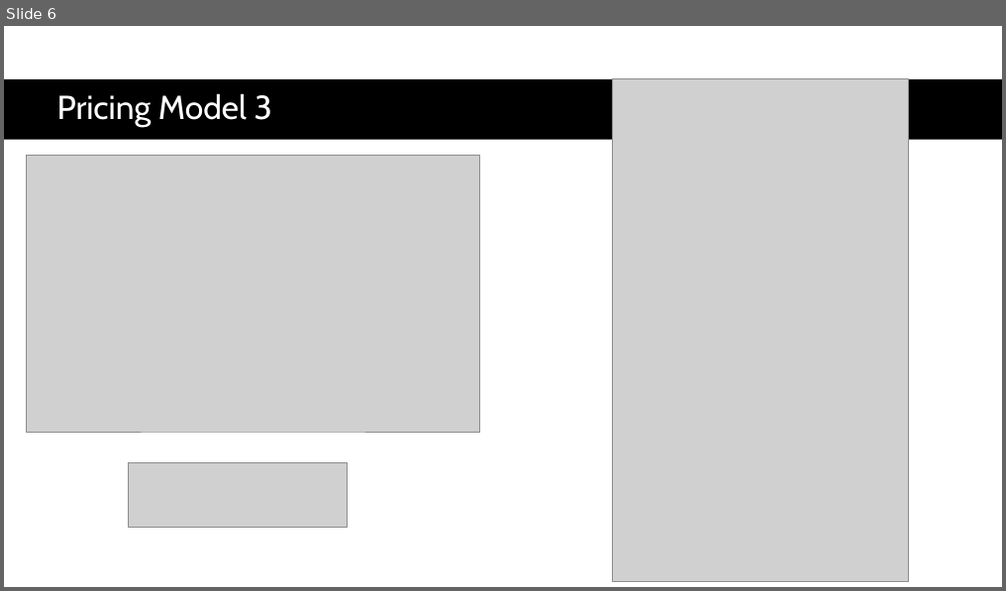
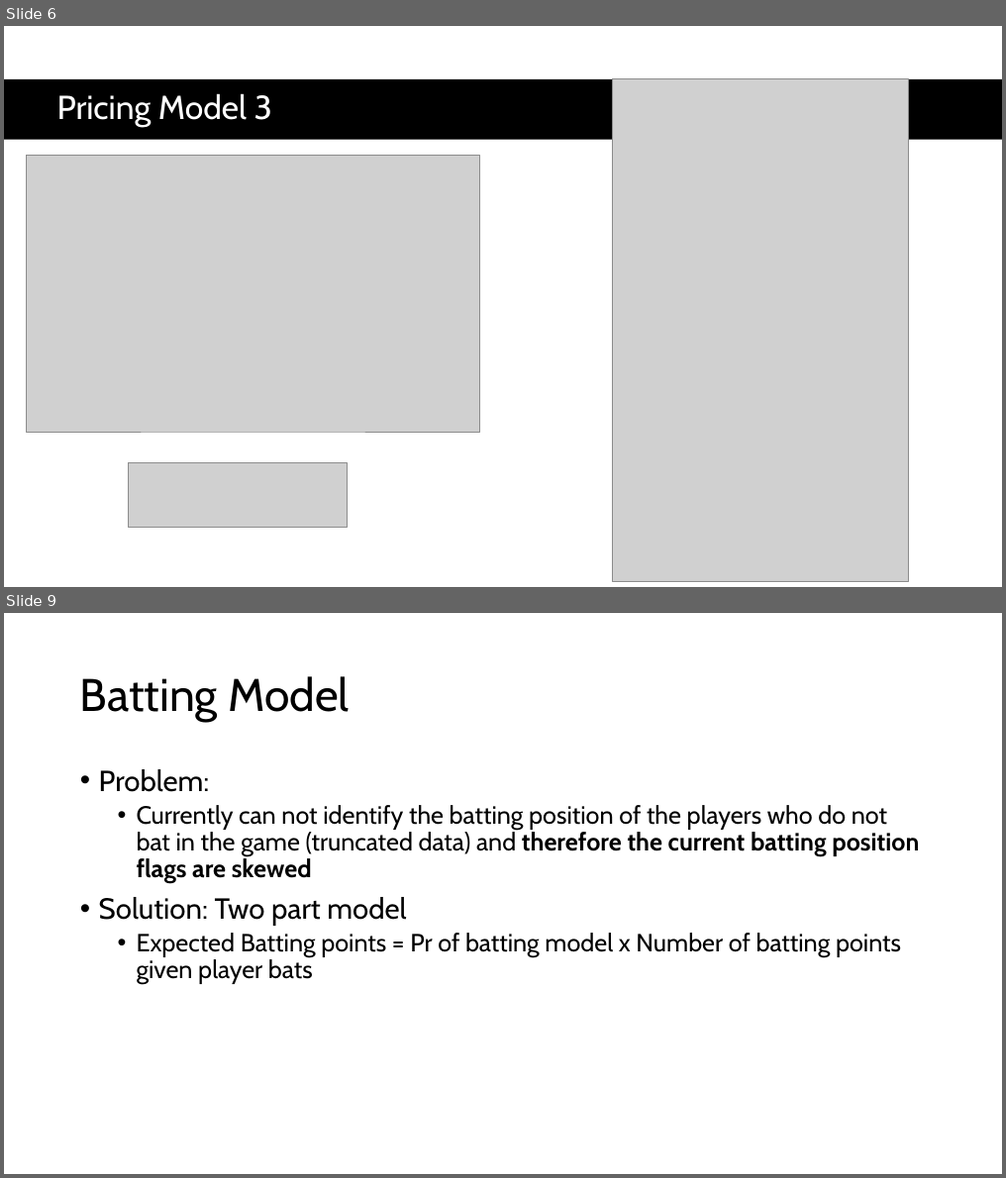
Before and after one commit to Dilan-De-Silva/Big-Bash-Fantasy-AI-v2, a slide deck: strategy/BBL Fantasy AI v2 Strategy & Planning.pptx. Shown one above the other, each under a label of ours: slide 6 before the commit, slides 6 and 9 after it; the slides between them are not shown. The pictures are 1006x591 and 1006x1178 pixels, drawn with LibreOffice and Linux fonts; fonts in the diff are those of the drawing; grey boxes stand for pictures. Boxes give left, top, right and bottom in pixels: in the first picture for what was removed or moved away, otherwise in the second. Text is boxed around its words. In the diff, an @@ line names an element or a change of style, - is before the commit and + after.

```diff
--- a/strategy/BBL Fantasy AI v2 Strategy & Planning.pptx
+++ b/strategy/BBL Fantasy AI v2 Strategy & Planning.pptx
@@ slide 9 added at box(4, 613, 1002, 1174), background #FFFFFF @@
@@ title added at box(80, 676, 350, 722), 44 pt, text #000000 @@
+Batting Model
@@ text added at box(99, 769, 919, 984), 24 pt, text #000000 @@
+• Problem:
+  • Currently can not identify the batting position of the players who do not bat in the game (truncated data) and therefore the current batting position flags are skewed
+• Solution: Two part model
+  • Expected Batting points = Pr of batting model x Number of batting points given player bats
```
Also in this commit, not shown: 1 slide changed, 2 other slides added, 3 other files.
